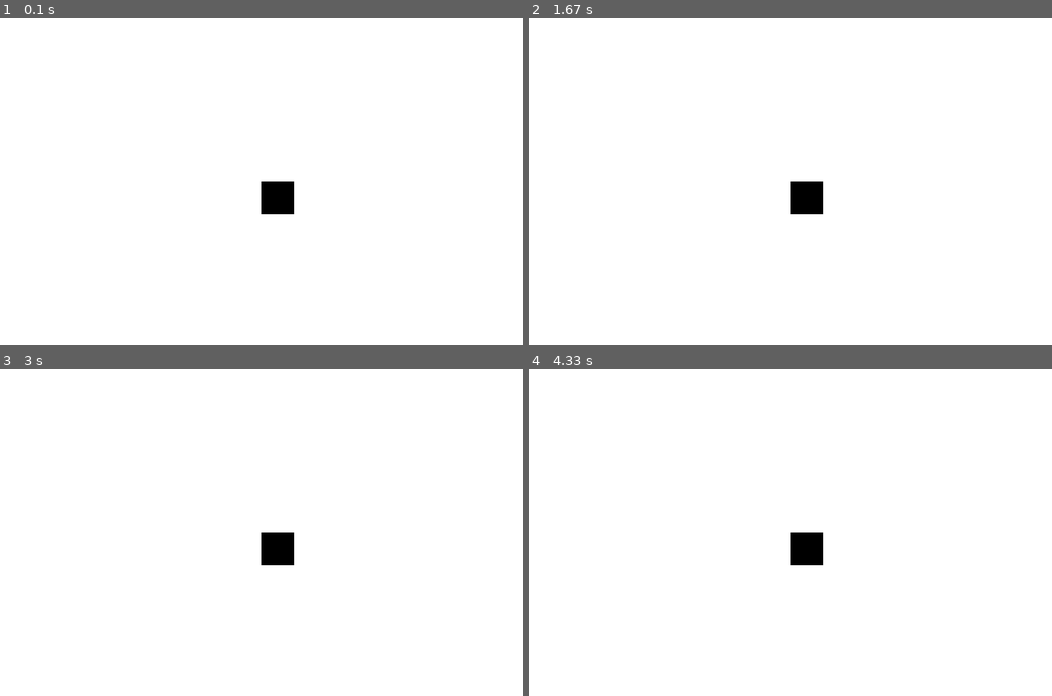
Above: before the commit, frames 1-4 (two rows, left to right).
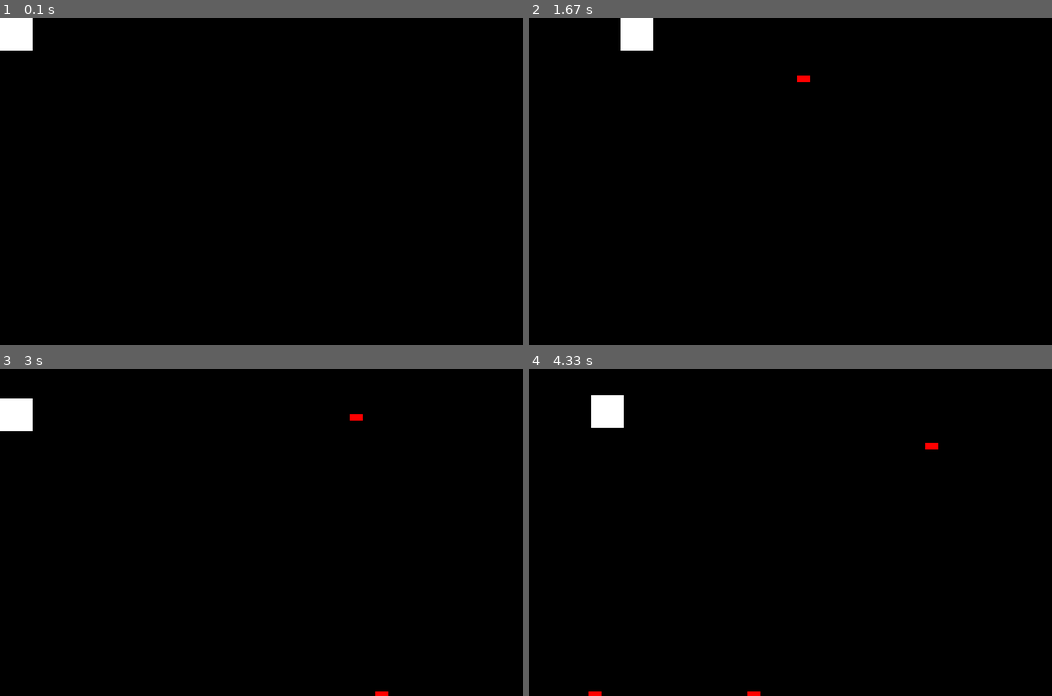
Above: after the commit, the same moments.

Repository: Jackbaklava/learning-pygame
Game: pygame game, started from main.py
Same seed, same stepped clock (60 frames per second), same inputs: the game is played once before the commit and once after it.
Inputs:
- Up to frame 1 (0.1 s): no input
- Up to frame 2 (1.67 s): hold Right 0.33-0.8 s; hold Up 0.83-1.13 s; hold Right 1.17-1.63 s
- Up to frame 3 (3 s): hold Left 1.67-2.2 s; hold Down 2.23-2.53 s; hold Left 2.57-2.97 s
- Up to frame 4 (4.33 s): hold Up 3-3.37 s; hold Right 3.4-4.03 s; hold Down from 4.07 s (still down)

The runs differ from the first frame. In frame 1, 99% of the frame differs, in the area x 0-100%, y 0-100%; in frame 2, 99%; in frame 3, 99%; in frame 4, 99%.

Commit message:
Player can now move and added moving enemies

Diff:
--- /dev/null
+++ b/config.py
@@ -0,0 +1,2 @@
+WIDTH = 800
+HEIGHT = 500
--- a/main.py
+++ b/main.py
@@ -1,37 +1,58 @@
 # Imports
 import pygame
-from pygame.locals import (KEYDOWN, QUIT, K_UP, K_DOWN, K_RIGHT, K_LEFT, K_ESCAPE)
+from pygame.locals import (KEYDOWN, QUIT, K_ESCAPE)
+from config import WIDTH, HEIGHT
+from sprites import Player, Enemy
 
 pygame.init()
 
-# Constants
-WIDTH = 800
-HEIGHT = 500
 
 # The screen is also a surface
 screen = pygame.display.set_mode((WIDTH, HEIGHT))
 pygame.display.set_caption("Amazing Game")
+clock = pygame.time.Clock()
 
+# Assigns a unique code to the custom event
+ADDENEMY = pygame.USEREVENT + 1
+pygame.time.set_timer(ADDENEMY, 750)
+
+enemies = pygame.sprite.Group()
+all_sprites = pygame.sprite.Group()
+player = Player()
+all_sprites.add(player)
 
 # Game event loop
 running = True
 while running:
     for event in pygame.event.get():
+        # Check if game is closed
         if event.type == KEYDOWN:
             if event.key == K_ESCAPE:
                 running = False
 
-        if event.type == QUIT:
+        elif event.type == QUIT:
             running = False
 
-    screen.fill((255, 255, 255))
-    surf = pygame.Surface((50, 50))
-    surf.fill((0, 0, 0))
+        elif event.type == ADDENEMY:
+            enemy = Enemy()
+            enemies.add(enemy)
+            all_sprites.add(enemy)
+
+    # Returns a dictionary
+    keys_pressed = pygame.key.get_pressed()
+    player.update(keys_pressed)
+    enemies.update()
+
+    screen.fill((0, 0, 0))
 
     # Copies one surface to another
-    screen.blit(surf, (WIDTH/2, HEIGHT/2))
+    for sprite in all_sprites:
+        screen.blit(sprite.surf, sprite.rect)
+
     # Updates the screen
     pygame.display.flip()
+    # Maintains the FPS at 30
+    clock.tick(30)
 
 
 pygame.quit()
--- /dev/null
+++ b/sprites.py
@@ -0,0 +1,58 @@
+import pygame
+from pygame.locals import (K_UP, K_DOWN, K_RIGHT, K_LEFT)
+import random as r
+from config import WIDTH, HEIGHT
+
+class Player(pygame.sprite.Sprite):
+    def __init__(self):
+        # Calls the __init__ method of the parent class
+        super().__init__()
+        # This surface is displayed on screen
+        self.surf = pygame.Surface((50, 50))
+        self.surf.fill((255, 255, 255))
+        # When you call this method, pygame creates a new rect with the size of the surface and the coordinates 0, 0. To give the rect other coords, parameters like center and topleft can be used
+        self.rect = self.surf.get_rect()
+
+    def update(self, pressed_keys):
+        # move and move_ip (move in place) are the same except for move returns a new rect
+        # Note: coordinates start from the top left of the screen
+        if pressed_keys[K_UP]:
+            self.rect.move_ip(0, -5)
+        if pressed_keys[K_DOWN]:
+            self.rect.move_ip(0, 5)
+        if pressed_keys[K_RIGHT]:
+            self.rect.move_ip(5, 0)
+        if pressed_keys[K_LEFT]:
+            self.rect.move_ip(-5, 0)
+
+        # To prevent player from going off screen
+        # top, bottom, right, and left refer to sides
+        if self.rect.top < 0:
+            self.rect.top = 0
+        if self.rect.bottom > HEIGHT:
+            self.rect.bottom = HEIGHT
+        if self.rect.right > WIDTH:
+            self.rect.right = WIDTH
+        if self.rect.left < 0:
+            self.rect.left = 0
+
+
+
+class Enemy(pygame.sprite.Sprite):
+    def __init__(self):
+        super().__init__()
+        self.surf = pygame.Surface((20, 10))
+        self.surf.fill((255, 0, 0))
+        self.rect = self.surf.get_rect(
+            center=(
+                r.randint(WIDTH+20, WIDTH+100),
+                r.randint(0, HEIGHT)
+            )
+        )
+        self.speed = r.randint(5, 20)
+
+    def update(self):
+        self.rect.move_ip(-self.speed, 0)
+        # Remove sprite if it goes out of the screen
+        if self.rect.right < 0:
+            self.kill()
Not shown, changed: .gitignore
